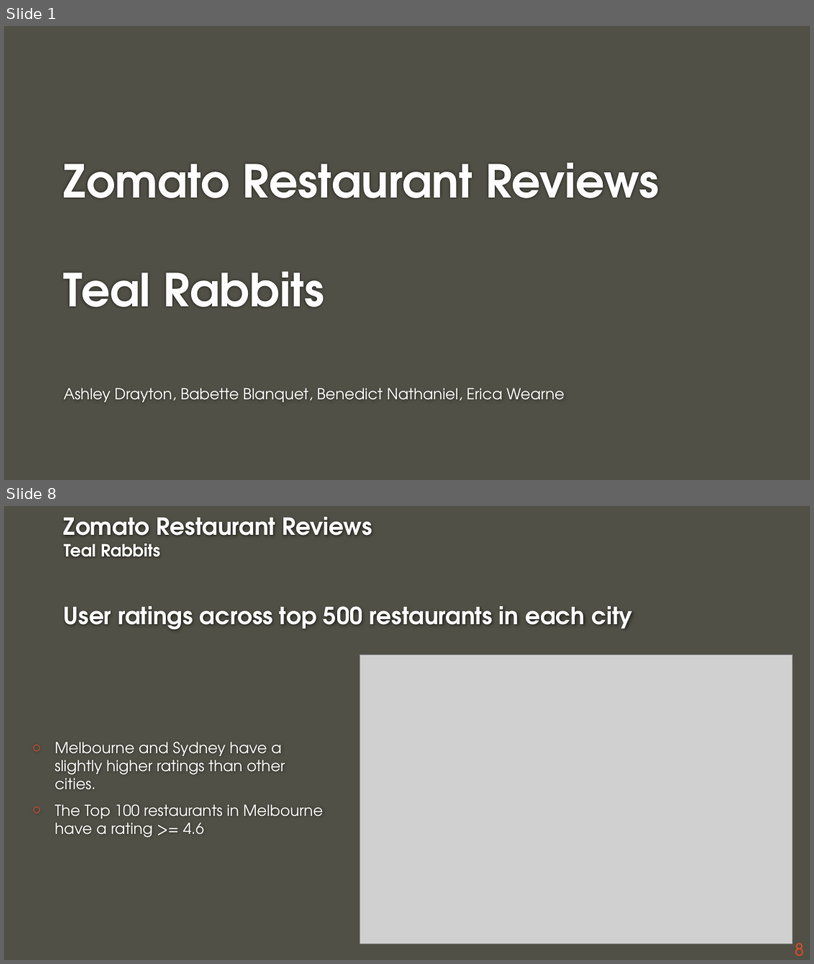
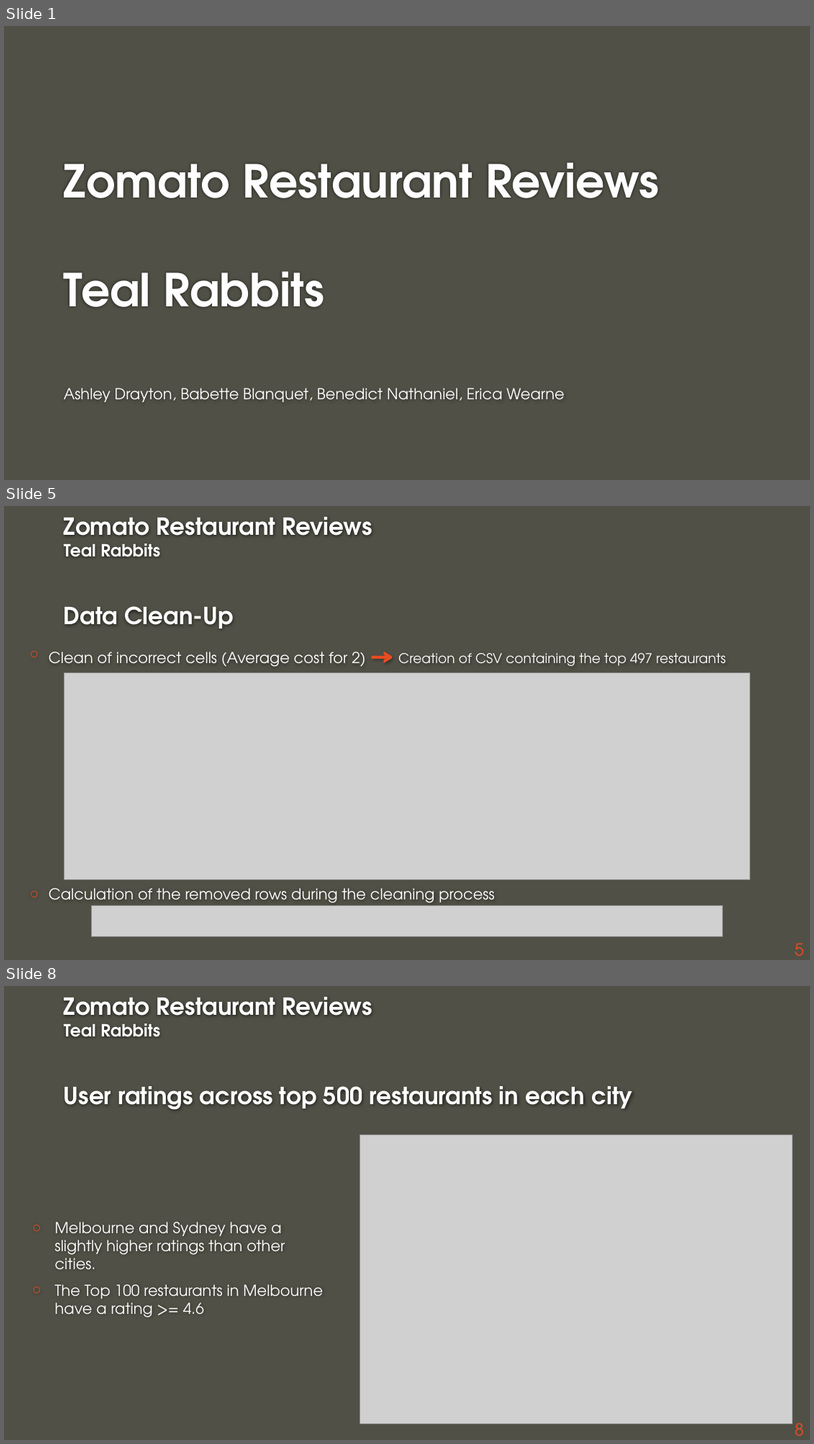
Before and after one commit to ashdrayton/Zomato-Restaurants-Reviews, a slide deck: Final notebooks/Zomato_Presentation_EW_20200712.pptx. Shown one above the other, each under a label of ours: slides 1 and 8 before the commit, slides 1, 5 and 8 after it; the slides between them are not shown. The pictures are 814x964 and 814x1444 pixels, drawn with LibreOffice and Linux fonts; fonts in the diff are those of the drawing; grey boxes stand for pictures; background and template pictures are left out. Boxes give left, top, right and bottom in pixels: in the first picture for what was removed or moved away, otherwise in the second. Text is boxed around its words. In the diff, an @@ line names an element or a change of style, - is before the commit and + after.

```diff
--- a/Final notebooks/Zomato_Presentation_EW_20200712.pptx
+++ b/Final notebooks/Zomato_Presentation_EW_20200712.pptx
@@ slide 5 added at [4,506,810,960], background #505046 @@
@@ title added at [64,517,373,628], 28 pt, text #FEFEFE, bold @@
+Zomato Restaurant Reviews
+Teal Rabbits
+Data Clean-Up
@@ text added at [49,651,726,667], 16 pt, text #FFFFFF @@
+○ Clean of incorrect cells (Average cost for 2) → Creation of CSV containing the top 497 restaurants
@@ picture added at [64,673,751,879] @@
@@ text added at [49,888,494,906], 18 pt, text #FFFFFF @@
+○ Calculation of the removed rows during the cleaning process
@@ picture added at [91,906,723,937] @@
@@ page number added at [795,943,805,955], 20 pt, text #E84C22 @@
+5
```
Also in this commit, not shown: 7 slides changed, 3 other slides added, 3 slides removed, 5 other files.
